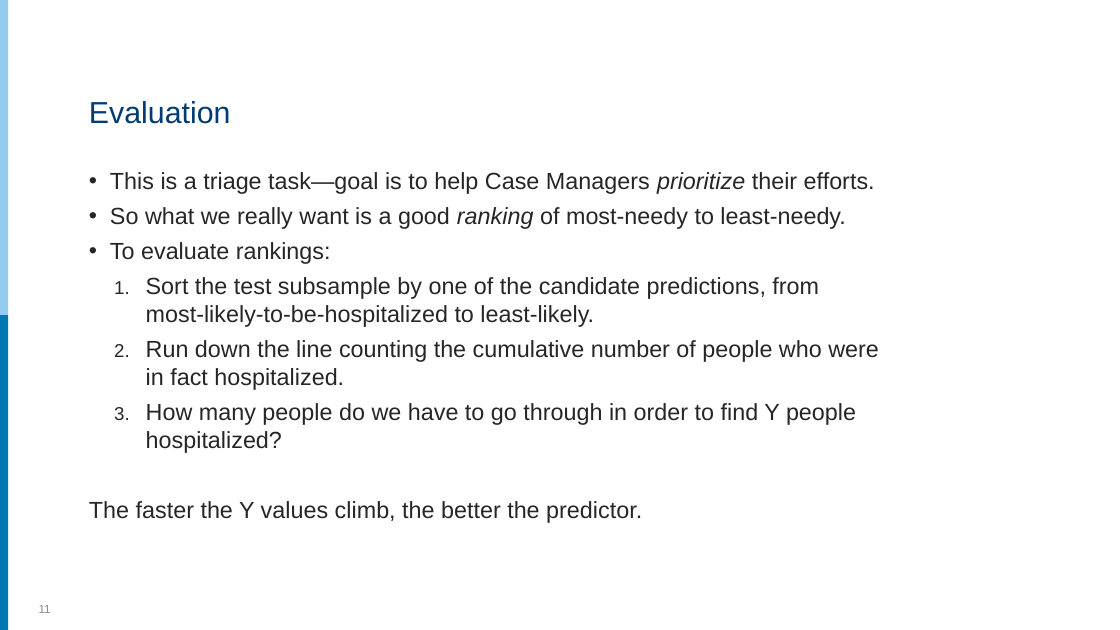
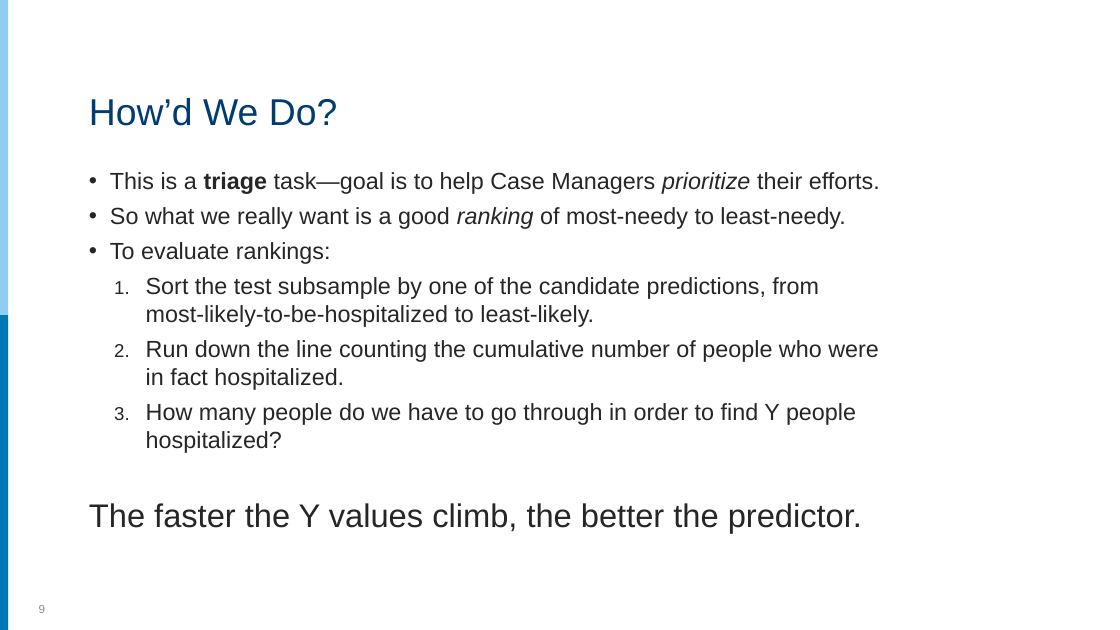
Before and after one commit to rpardee/hcsrn_2019, a slide deck: slide 9 of analytics_for_hmos.pptx (slide 11 before the commit). Drawn at 1120x630 pixels with LibreOffice and Linux fonts; fonts in the diff are those of the drawing. Boxes give left, top, right and bottom in pixels: in the first picture for what was removed or moved away, otherwise in the second. Text is boxed around its words. In the diff, an @@ line names an element or a change of style, - is before the commit and + after.

```diff
--- a/analytics_for_hmos.pptx
+++ b/analytics_for_hmos.pptx
@@ title at box(89, 98, 338, 126): text changed; size 26 to 32 pt @@
-Evaluation
+How’d We Do?
@@ text at box(89, 172, 880, 533): bold on in "triage"; size 20 to 28 pt in "The faster the Y values climb, the ..." @@
@@ page number at box(39, 605, 45, 613): text changed @@
-11
+9
```
Also in this commit, not shown: 9 other slides changed, 5 slides added.
